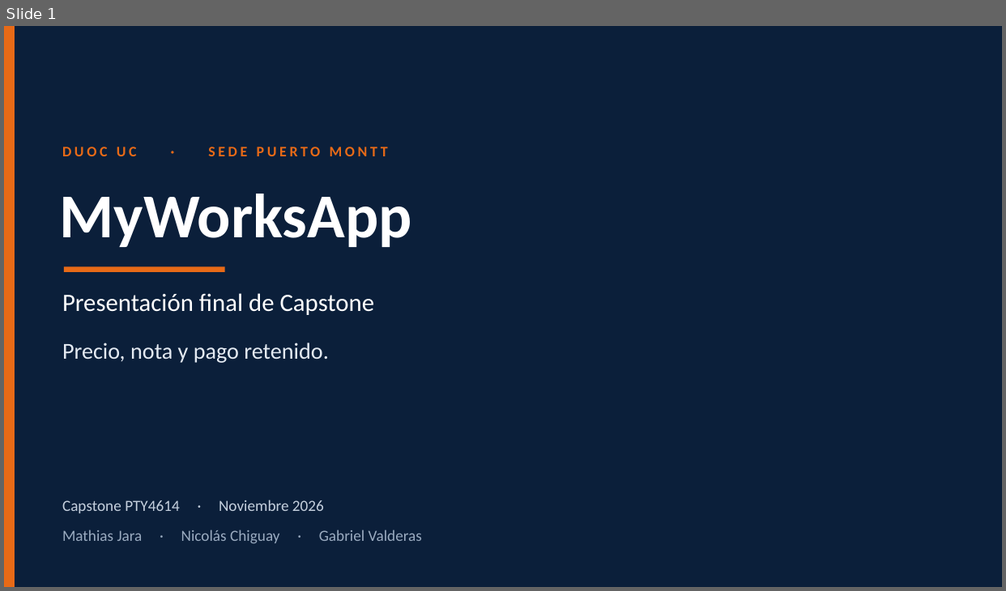
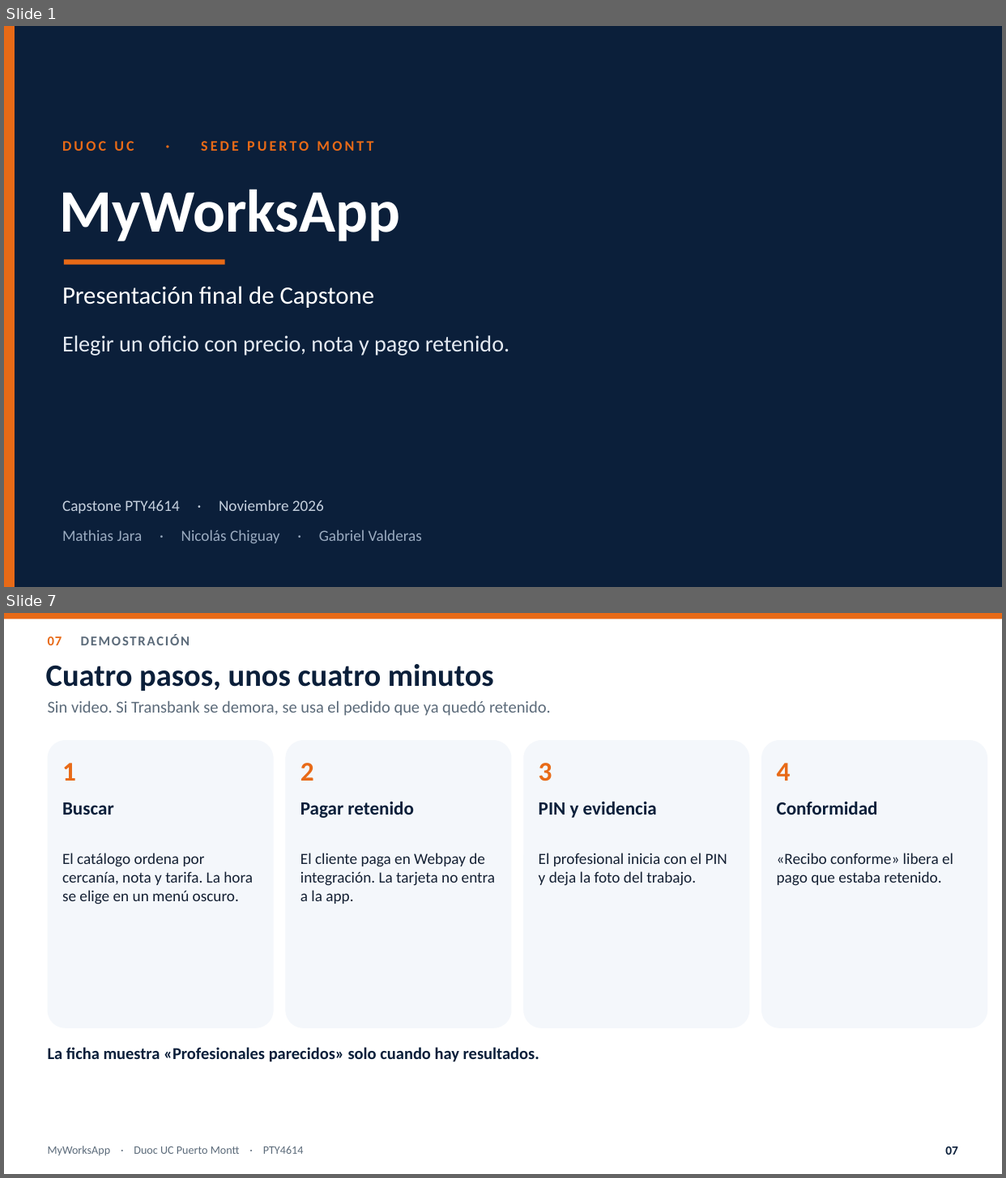
Before and after one commit to MathiasAlejandr0/MyWorksAppProyect, a slide deck: Fase 2/Presentacion_final_MyWorksApp.pptx. Shown one above the other, each under a label of ours: slide 1 before the commit, slides 1 and 7 after it; the slides between them are not shown. The pictures are 1006x591 and 1006x1178 pixels, drawn with LibreOffice and Linux fonts; fonts in the diff are those of the drawing. Boxes give left, top, right and bottom in pixels: in the first picture for what was removed or moved away, otherwise in the second. Text is boxed around its words. In the diff, an @@ line names an element or a change of style, - is before the commit and + after.

```diff
--- a/Fase 2/Presentacion_final_MyWorksApp.pptx
+++ b/Fase 2/Presentacion_final_MyWorksApp.pptx
@@ slide 7 added at box(4, 613, 1002, 1174), background #FFFFFF @@
@@ rectangle added at box(4, 613, 1002, 619), fill #E86A17 @@
@@ text added at box(48, 636, 62, 645), 13 pt, text #5C6B7A, bold @@
+07 DEMOSTRACIÓN
@@ text added at box(46, 664, 494, 691), 30 pt, text #0B1F3A, bold @@
+Cuatro pasos, unos cuatro minutos
@@ text added at box(48, 700, 551, 716), 16 pt, text #5C6B7A @@
+Sin video. Si Transbank se demora, se usa el pedido que ya quedó retenido.
@@ rounded rectangle added at box(48, 740, 274, 1029), fill #F4F7FB @@
@@ rounded rectangle added at box(286, 740, 512, 1029), fill #F4F7FB @@
@@ rounded rectangle added at box(523, 740, 750, 1029), fill #F4F7FB @@
@@ rounded rectangle added at box(761, 740, 987, 1029), fill #F4F7FB @@
@@ text added at box(62, 763, 76, 781), 26 pt, text #E86A17, bold @@
+1
@@ text added at box(300, 763, 314, 781), 26 pt, text #E86A17, bold @@
+2
@@ text added at box(539, 763, 552, 781), 26 pt, text #E86A17, bold @@
+3
@@ text added at box(777, 763, 791, 781), 26 pt, text #E86A17, bold @@
+4
@@ text added at box(62, 803, 114, 815), 18 pt, text #0B1F3A, bold @@
+Buscar
@@ text added at box(300, 801, 414, 818), 18 pt, text #0B1F3A, bold @@
+Pagar retenido
@@ text added at box(539, 801, 657, 818), 18 pt, text #0B1F3A, bold @@
+PIN y evidencia
@@ text added at box(777, 801, 878, 815), 18 pt, text #0B1F3A, bold @@
+Conformidad
@@ text added at box(62, 853, 253, 905), 15 pt, text #142033 @@
+El catálogo ordena por cercanía, nota y tarifa. La hora se elige en un menú oscuro.
@@ text added at box(300, 853, 495, 904), 15 pt, text #142033 @@
+El cliente paga en Webpay de integración. La tarjeta no entra a la app.
@@ text added at box(539, 853, 727, 886), 15 pt, text #142033 @@
+El profesional inicia con el PIN y deja la foto del trabajo.
@@ text added at box(777, 853, 953, 886), 15 pt, text #142033 @@
+«Recibo conforme» libera el pago que estaba retenido.
@@ text added at box(48, 1047, 539, 1063), 16 pt, text #0B1F3A, bold @@
+La ficha muestra «Profesionales parecidos» solo cuando hay resultados.
@@ text added at box(48, 1146, 304, 1157), 11 pt, text #5C6B7A @@
+MyWorksApp · Duoc UC Puerto Montt · PTY4614
@@ text added at box(945, 1147, 958, 1155), 12 pt, text #0B1F3A, bold @@
+07
@@ slide 1 changed as well @@
@@ text "DUOC UC · SEDE PUERTO ..." at box(62, 141, 373, 151): letter spacing 2.8 to 2.4 pt @@
@@ text "MyWorksApp" at box(59, 189, 400, 241): size 60 to 58 pt @@
@@ rectangle: place and size @@
-rectangle at box(64, 267, 225, 272)
+rectangle at box(64, 259, 225, 265)
@@ text "Presentación final de Capstone": place and size @@
-text "Presentación final de Capstone" at box(62, 293, 375, 315)
+text "Presentación final de Capstone" at box(62, 286, 375, 308)
@@ text at box(62, 335, 509, 356): text changed @@
-Precio, nota y pago retenido.
+Elegir un oficio con precio, nota y pago retenido.
```
Also in this commit, not shown: 3 other slides changed, 10 other slides added, 4 slides removed, 3 other files.
